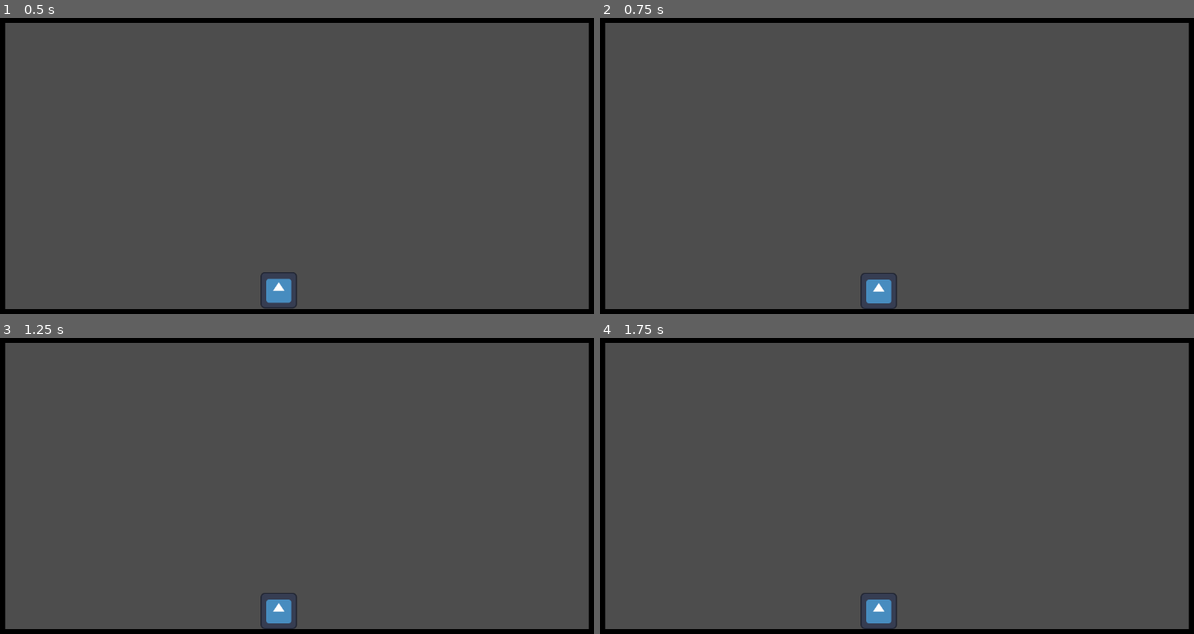
Above: before the commit, frames 1-4 (two rows, left to right).
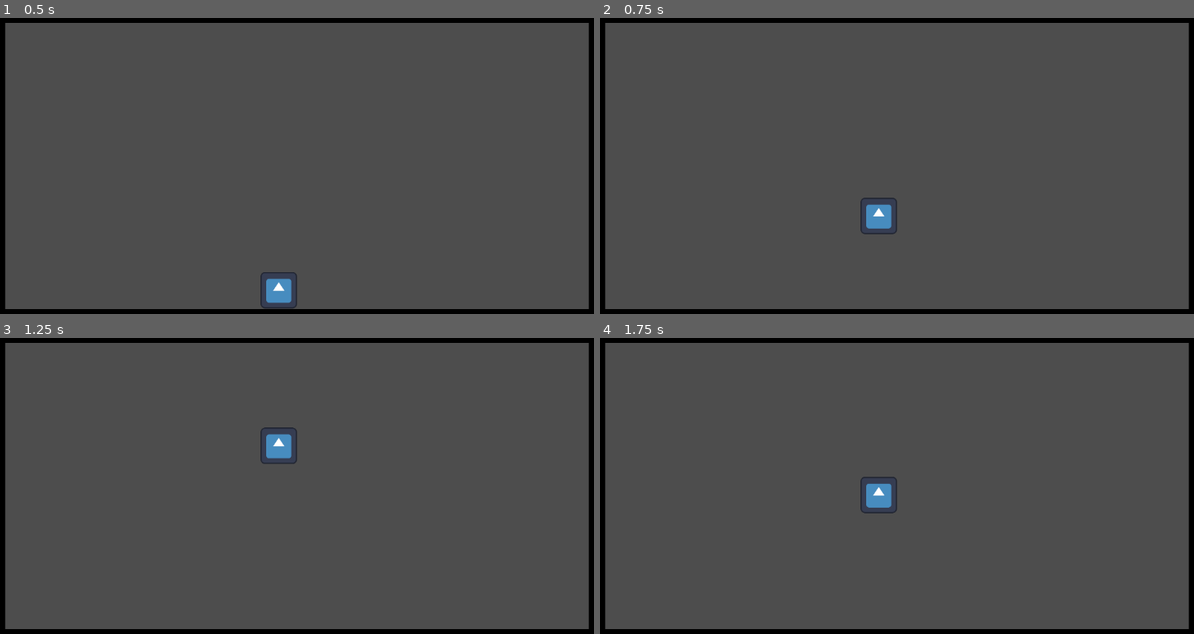
Above: after the commit, the same moments.

Repository: codernunk/godot4-flick-mechanic-demo
Game: Godot game, scene res://main.tscn
Same seed, same stepped clock (60 frames per second), same inputs: the game is played once before the commit and once after it. The engine's default icon, where the game draws it, is replaced by a stand-in: a white triangle on a blue panel in a dark square.
Inputs (mouse positions are in pixels of both pictures, inside the frame that each line leads up to):
- Up to frame 1 (0.5 s): no input
- Up to frame 2 (0.75 s): move the mouse to (1039, 148) at 0.52 s; hold Up (ui_up) from 0.53 s (still down); click (1039, 148) at 0.67 s
- Up to frame 3 (1.25 s): keep holding Up (ui_up)
- Up to frame 4 (1.75 s): release Up (ui_up) at 1.25 s; drag from (766, 503) to (861, 560) at 1.27 s

Frame 1 is identical in both runs. In frame 2, 0.9% of the frame differs, in the area x 43-50%, y 60-99%; in frame 3, 0.9%; in frame 4, 0.9%.

Commit message:
Ground pound reference code

Diff:
--- a/scenes/character/character.gd
+++ b/scenes/character/character.gd
@@ -3,54 +3,55 @@
 
 # Adjust this to influence how quickly the player slows down while on the ground
 const FRICTION = 10.0
-# Adjust this to increase or decrease the strength of the flick release
-const FLICK_POWER := 600.0
-# This should be relatively the same size as half the width of the sprite
-# A neat trick you can use is to make this bigger to give the player a bit more forgiveness,
-# which works especially well on smaller screens.
-const CLICK_THRESHOLD := 64.0
+const JUMP_POWER: float = 750.0
+const GROUND_POUND_FALL_SPEED: float = 1000.0
 
 # Get the gravity from the project settings to be synced with RigidBody nodes.
 var gravity: int = ProjectSettings.get_setting("physics/2d/default_gravity")
-# This flag will indicate that we have tapped the character and are currently dragging on the screen
-var is_dragging: bool = false
 
-func _input(event: InputEvent) -> void:
-	if event is InputEventMouseButton:
-		if event.is_pressed() and (event.global_position - global_position).length() < CLICK_THRESHOLD:
-			# This captures the "click" or "touch" step, meaning this will fire once the character is touched
-			# The mouse event will fire regardless of whether the cursor is inside the bounding box of the character,
-			# so we will add a check to see if the mouse position is close enough to the character's size.
-			# In this case, it will act like a radius.
-			print("Touched")
-			is_dragging = true
-		elif is_dragging:
-			# To release the flick, we will check to see if we were dragging to begin with,
-			# and that we have released the left mouse button (or released our finger)
-			print("Released")
-			is_dragging = false
-			if (event.global_position - global_position).length() > CLICK_THRESHOLD:
-				# We want to check that our final cursor position is outside the player's collision area
-				# because we would otherwise have unpredictable angles and it would feel unintuitive.
-				# This also gives us the benefit of responding differently to a tap instead of a flick
-				# Flick launch code will go here
-				print("Flick!")
-				var flick_vector: Vector2 = (event.global_position - global_position)
-				velocity = flick_vector.normalized() * FLICK_POWER
-			else:
-				# In the case we release while inside the player's collision area, we will handle it
-				# like it was just a tap.
-				print("Just a tap")
+# This indicates if the ground pound motion is active
+var is_ground_pound: bool = false
 
 func _physics_process(delta: float) -> void:
-	if is_dragging:
-		# If you want to do anything while dragging, put that code here
-		print("Dragging")
+	if not is_ground_pound:
+		if Input.is_action_just_pressed("ui_up") and is_on_floor():
+			velocity.y = -JUMP_POWER
+
+		if Input.is_action_just_pressed("ui_down") and not is_on_floor():
+			_start_ground_pound()
 
 	# Add the gravity (code unrelated to the flick mechanic, but here to give the player motion)
 	if not is_on_floor():
-		velocity.y += gravity * delta
+		if not is_ground_pound:
+			velocity.y += gravity * delta
 	else:
 		velocity.x = move_toward(velocity.x, 0, FRICTION)
 
 	move_and_slide()
+	# Since there could be multiple collisions, we will need to loop through them
+	for i in get_slide_collision_count(): _collide(get_slide_collision(i))
+
+# Helps nest the code that handles move and slide collisions
+func _collide(collision: KinematicCollision2D):
+	if is_on_floor() and is_ground_pound:
+		$AnimationPlayer.play("GroundPoundLand")
+
+# This function is called when the player hits the down key while in the air
+# It'll initate the ground pound motion and it'll pause the velocity while the startup animation plays
+func _start_ground_pound():
+	is_ground_pound = true
+	velocity = Vector2.ZERO
+	$AnimationPlayer.play("GroundPoundInit")
+
+## This is called after the GroundPoundInit animation is finished
+## Refer to the AnimationPlayer's function keyframe to see how it works.
+func _ground_pound_move():
+	velocity = Vector2(0, GROUND_POUND_FALL_SPEED)
+
+## This is called at the end of the GroundPoundLand animation.
+## Refer to the AnimationPlayer's function keyframe to see how it works.
+func _end_ground_pound():
+	is_ground_pound = false
+	# Uncomment this code if you want the player to bounce instead of staying put on the ground.
+	# I recommend making the magnitude of the bounce a constant if you choose to do this.
+	# velocity = Vector2(0, -1000)
--- a/scenes/character/character.tscn
+++ b/scenes/character/character.tscn
@@ -1,7 +1,163 @@
-[gd_scene load_steps=3 format=3 uid="uid://u1k1sdt5l0gt"]
+[gd_scene load_steps=7 format=3 uid="uid://u1k1sdt5l0gt"]
 
 [ext_resource type="Script" path="res://scenes/character/character.gd" id="1_15mut"]
 [ext_resource type="Texture2D" uid="uid://qve28vcddu1v" path="res://icon.svg" id="2_xau3q"]
+
+[sub_resource type="Animation" id="Animation_m7vgi"]
+resource_name = "GroundPoundInit"
+length = 0.25
+step = 0.01
+tracks/0/type = "value"
+tracks/0/imported = false
+tracks/0/enabled = true
+tracks/0/path = NodePath("Sprite2D:scale")
+tracks/0/interp = 1
+tracks/0/loop_wrap = true
+tracks/0/keys = {
+"times": PackedFloat32Array(0),
+"transitions": PackedFloat32Array(1),
+"update": 0,
+"values": [Vector2(0.5, 0.5)]
+}
+tracks/1/type = "value"
+tracks/1/imported = false
+tracks/1/enabled = true
+tracks/1/path = NodePath("Sprite2D:offset")
+tracks/1/interp = 1
+tracks/1/loop_wrap = true
+tracks/1/keys = {
+"times": PackedFloat32Array(0),
+"transitions": PackedFloat32Array(1),
+"update": 0,
+"values": [Vector2(0, 0)]
+}
+tracks/2/type = "value"
+tracks/2/imported = false
+tracks/2/enabled = true
+tracks/2/path = NodePath("Sprite2D:rotation")
+tracks/2/interp = 1
+tracks/2/loop_wrap = true
+tracks/2/keys = {
+"times": PackedFloat32Array(0, 0.25),
+"transitions": PackedFloat32Array(1, 1),
+"update": 0,
+"values": [0.0, 6.28319]
+}
+tracks/3/type = "method"
+tracks/3/imported = false
+tracks/3/enabled = true
+tracks/3/path = NodePath(".")
+tracks/3/interp = 1
+tracks/3/loop_wrap = true
+tracks/3/keys = {
+"times": PackedFloat32Array(0.25),
+"transitions": PackedFloat32Array(1),
+"values": [{
+"args": [],
+"method": &"_ground_pound_move"
+}]
+}
+
+[sub_resource type="Animation" id="Animation_flbpv"]
+length = 0.001
+tracks/0/type = "value"
+tracks/0/imported = false
+tracks/0/enabled = true
+tracks/0/path = NodePath("Sprite2D:scale")
+tracks/0/interp = 1
+tracks/0/loop_wrap = true
+tracks/0/keys = {
+"times": PackedFloat32Array(0),
+"transitions": PackedFloat32Array(1),
+"update": 0,
+"values": [Vector2(0.5, 0.5)]
+}
+tracks/1/type = "value"
+tracks/1/imported = false
+tracks/1/enabled = true
+tracks/1/path = NodePath("Sprite2D:offset")
+tracks/1/interp = 1
+tracks/1/loop_wrap = true
+tracks/1/keys = {
+"times": PackedFloat32Array(0),
+"transitions": PackedFloat32Array(1),
+"update": 0,
+"values": [Vector2(0, 0)]
+}
+tracks/2/type = "value"
+tracks/2/imported = false
+tracks/2/enabled = true
+tracks/2/path = NodePath("Sprite2D:rotation")
+tracks/2/interp = 1
+tracks/2/loop_wrap = true
+tracks/2/keys = {
+"times": PackedFloat32Array(0),
+"transitions": PackedFloat32Array(1),
+"update": 0,
+"values": [0.0]
+}
+tracks/3/type = "value"
+tracks/3/imported = false
+tracks/3/enabled = true
+tracks/3/path = NodePath("Sprite2D:position")
+tracks/3/interp = 1
+tracks/3/loop_wrap = true
+tracks/3/keys = {
+"times": PackedFloat32Array(0),
+"transitions": PackedFloat32Array(1),
+"update": 0,
+"values": [Vector2(0, 0)]
+}
+
+[sub_resource type="Animation" id="Animation_6m8vy"]
+resource_name = "GroundPoundLand"
+length = 0.4
+step = 0.01
+tracks/0/type = "value"
+tracks/0/imported = false
+tracks/0/enabled = true
+tracks/0/path = NodePath("Sprite2D:scale")
+tracks/0/interp = 1
+tracks/0/loop_wrap = true
+tracks/0/keys = {
+"times": PackedFloat32Array(0, 0.05, 0.2, 0.35, 0.4),
+"transitions": PackedFloat32Array(1, 1, 1, 1, 1),
+"update": 0,
+"values": [Vector2(0.5, 0.5), Vector2(1, 0.125), Vector2(1.25, 0.0625), Vector2(1, 0.125), Vector2(0.5, 0.5)]
+}
+tracks/1/type = "value"
+tracks/1/imported = false
+tracks/1/enabled = true
+tracks/1/path = NodePath("Sprite2D:position")
+tracks/1/interp = 1
+tracks/1/loop_wrap = true
+tracks/1/keys = {
+"times": PackedFloat32Array(0, 0.05, 0.2, 0.35, 0.4),
+"transitions": PackedFloat32Array(1, 1, 1, 1, 1),
+"update": 0,
+"values": [Vector2(0, 0), Vector2(0, 24), Vector2(3.8147e-06, 28), Vector2(0, 24), Vector2(0, 0)]
+}
+tracks/2/type = "method"
+tracks/2/imported = false
+tracks/2/enabled = true
+tracks/2/path = NodePath(".")
+tracks/2/interp = 1
+tracks/2/loop_wrap = true
+tracks/2/keys = {
+"times": PackedFloat32Array(0.4),
+"transitions": PackedFloat32Array(1),
+"values": [{
+"args": [],
+"method": &"_end_ground_pound"
+}]
+}
+
+[sub_resource type="AnimationLibrary" id="AnimationLibrary_w6rmt"]
+_data = {
+"GroundPoundInit": SubResource("Animation_m7vgi"),
+"GroundPoundLand": SubResource("Animation_6m8vy"),
+"RESET": SubResource("Animation_flbpv")
+}
 
 [node name="Character" type="CharacterBody2D"]
 collision_mask = 2
@@ -12,5 +168,11 @@
 texture = ExtResource("2_xau3q")
 
 [node name="CollisionPolygon2D" type="CollisionPolygon2D" parent="."]
+visible = false
 scale = Vector2(0.5, 0.5)
 polygon = PackedVector2Array(64, -60.8, 64, 59, 59.6, 64, -60.1, 64, -64, 60.7, -64, -59, -59, -63.8, 59.1, -64)
+
+[node name="AnimationPlayer" type="AnimationPlayer" parent="."]
+libraries = {
+"": SubResource("AnimationLibrary_w6rmt")
+}
